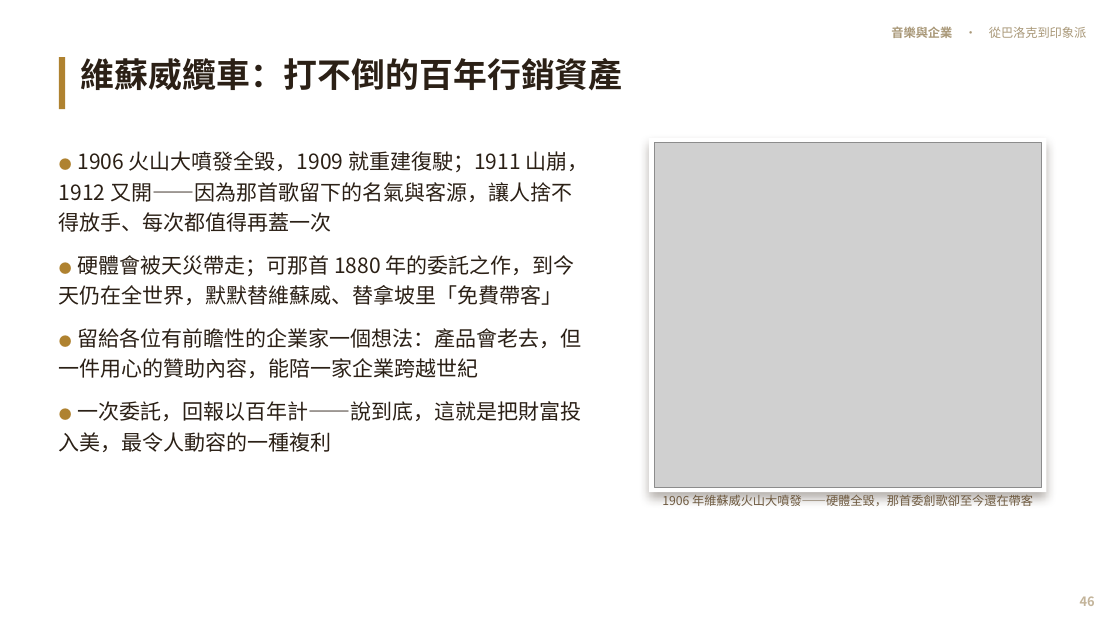
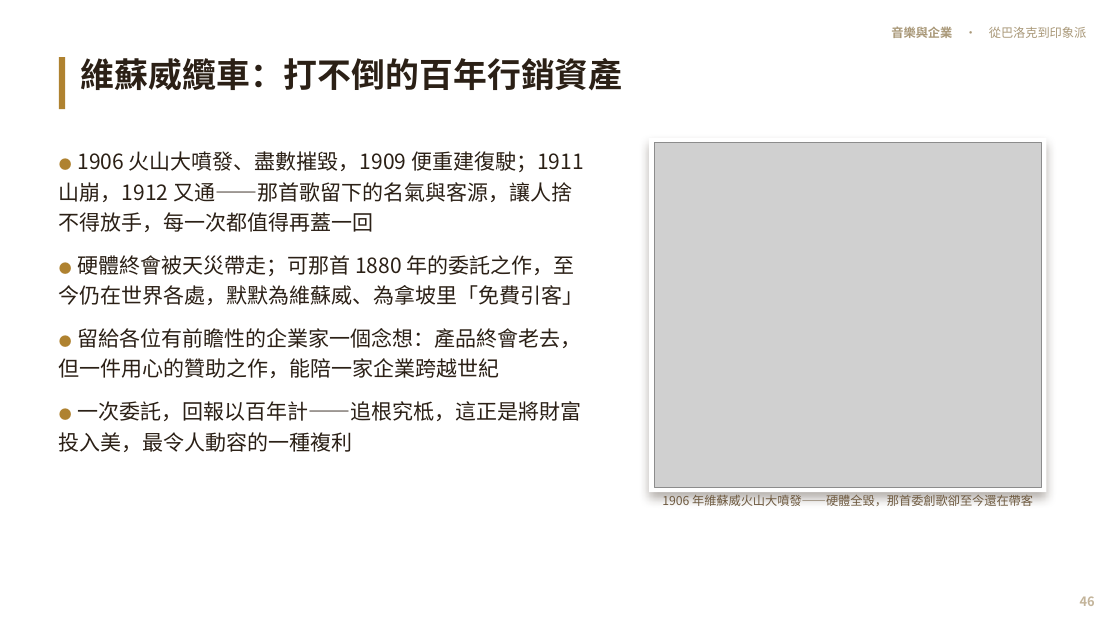
Before and after one commit to kblab2024/music-business-lecture, a slide deck: slide 46 of docs/downloads/音樂與企業-投影片.pptx. Drawn at 1120x630 pixels with LibreOffice and Linux fonts; fonts in the diff are those of the drawing; grey boxes stand for pictures. Boxes give left, top, right and bottom in pixels: in the first picture for what was removed or moved away, otherwise in the second. Text is boxed around its words. In the diff, an @@ line names an element or a change of style, - is before the commit and + after.

```diff
--- a/docs/downloads/音樂與企業-投影片.pptx
+++ b/docs/downloads/音樂與企業-投影片.pptx
@@ text at bbox=[59, 151, 584, 452]: text changed @@
-● 1906 火山大噴發全毀，1909 就重建復駛；1911 山崩，1912 又開——因為那首歌留下的名氣與客源，讓人捨不得放手、每次都值得再蓋一次
-● 硬體會被天災帶走；可那首 1880 年的委託之作，到今天仍在全世界，默默替維蘇威、替拿坡里「免費帶客」
-● 留給各位有前瞻性的企業家一個想法：產品會老去，但一件用心的贊助內容，能陪一家企業跨越世紀
-● 一次委託，回報以百年計——說到底，這就是把財富投入美，最令人動容的一種複利
+● 1906 火山大噴發、盡數摧毀，1909 便重建復駛；1911 山崩，1912 又通——那首歌留下的名氣與客源，讓人捨不得放手，每一次都值得再蓋一回
+● 硬體終會被天災帶走；可那首 1880 年的委託之作，至今仍在世界各處，默默為維蘇威、為拿坡里「免費引客」
+● 留給各位有前瞻性的企業家一個念想：產品終會老去，但一件用心的贊助之作，能陪一家企業跨越世紀
+● 一次委託，回報以百年計——追根究柢，這正是將財富投入美，最令人動容的一種複利
```
Also in this commit, not shown: 55 other slides changed, 7 other files.
